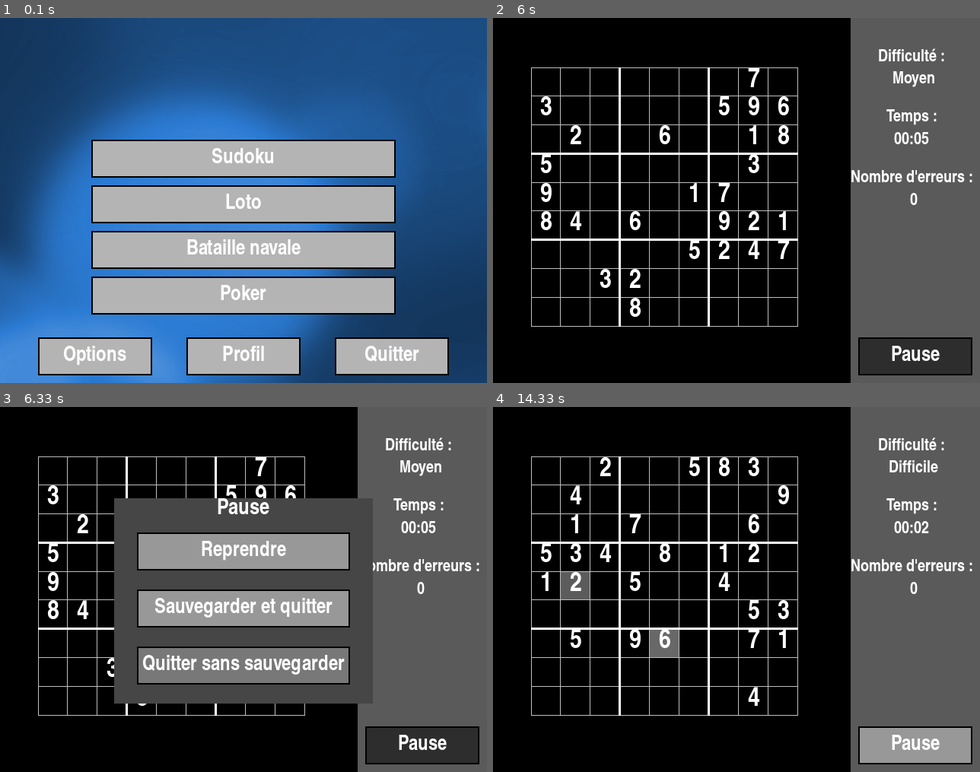
Above: before the commit, frames 1-4 (two rows, left to right).
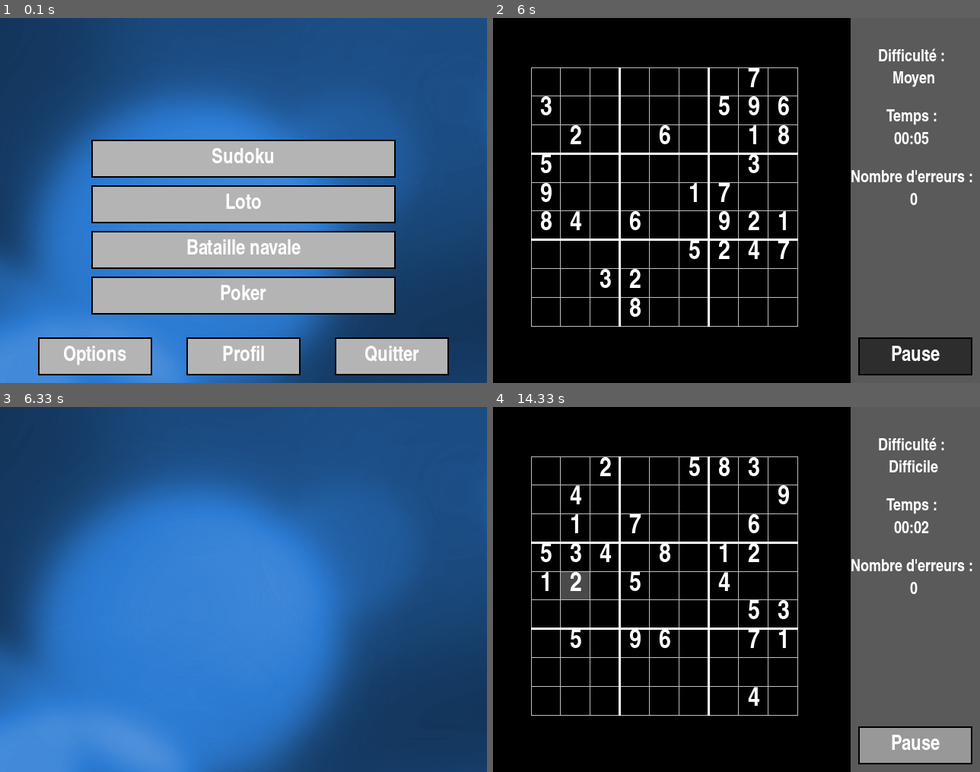
Above: after the commit, the same moments.

Repository: erwandemerville/4Games
Game: pygame game, started from src/main.py
Two runs of this game, one before a commit and one after it. Both use one fixed random seed, a clock stepped at 60 frames per second and the inputs below.
Inputs (mouse positions are in pixels of both pictures, inside the frame that each line leads up to):
- Up to frame 1 (0.1 s): no input
- Up to frame 2 (6 s): click (687, 160) at 0.38 s; click (736, 226) at 0.8 s; click (755, 244) at 1.2 s; click (570, 288) at 1.55 s; click (863, 65) at 1.88 s; click (590, 178) at 2.22 s; click (780, 105) at 2.52 s; click (697, 178) at 2.85 s; click (819, 328) at 3.22 s; click (804, 247) at 3.52 s; click (848, 200) at 3.85 s; click (634, 178) at 4.22 s; click (614, 255) at 4.52 s; click (570, 189) at 4.85 s; click (726, 328) at 5.22 s; click (829, 313) at 5.52 s; click (916, 339) at 5.85 s
- Up to frame 3 (6.33 s): click (175, 669) at 6.2 s
- Up to frame 4 (14.33 s): click (648, 713) at 6.6 s; move the mouse to (658, 691) at 6.87 s; click (658, 691) at 7.05 s; click (741, 644) at 7.62 s; click (600, 695) at 8.3 s; move the mouse to (712, 720) at 8.73 s; click (712, 720) at 9.12 s; move the mouse to (843, 611) at 9.63 s; click (843, 611) at 10.08 s; move the mouse to (678, 553) at 10.67 s; click (678, 553) at 11.15 s; click (736, 691) at 12.13 s; move the mouse to (692, 476) at 12.63 s; click (692, 476) at 12.87 s; move the mouse to (751, 622) at 13.23 s; click (751, 622) at 13.35 s; move the mouse to (643, 563) at 13.6 s; click (643, 563) at 13.68 s; move the mouse to (668, 644) at 13.93 s; click (668, 644) at 14 s; click (561, 585) at 14.32 s

Frames 1-2 are identical in both runs. In frame 3, 100% of the frame differs, in the area x 0-100%, y 0-100%; in frame 4, 0.4%.

Commit message:
Affichage bien de la trainée, reste la bombe

Diff:
--- a/src/Particules/ParticleSystem.py
+++ b/src/Particules/ParticleSystem.py
@@ -1,4 +1,3 @@
-import pygame
 class ParticleSystem:
     "Classe du Système de Particules"
 
@@ -21,7 +20,6 @@
     def draw(self, frame):
         for i in self.particules:
             i.draw(frame)
-        pygame.display.flip()
 
     def addParticule(self, particle):
         self.particules.append(particle)
--- a/src/SubMenu/__init__.py
+++ b/src/SubMenu/__init__.py
@@ -28,7 +28,6 @@
         for i in self.boutons:
             i.draw(frame)
 
-        pygame.display.flip()
         pass
 
 class Main_Menu(Menu_G):
@@ -162,7 +161,6 @@
         for i in self.boutons:
             i.draw(frame)
         self.titles.draw(frame)
-        pygame.display.flip()
 
 class Menu_Diff(Menu_G):
     "classe du menu de difficulté"
@@ -194,7 +192,6 @@
         for i in self.boutons:
             i.draw(frame)
         self.titles.draw(frame)
-        pygame.display.flip()
 
 class Menu_Sudoku(Menu_G):
     "Menu contenant le bouton pause du Sudoku"
@@ -277,4 +274,3 @@
         frame.blit(self.police.render("Pause", True, (255,255,255)), (285, 120))
         for i in self.boutons:
             i.draw(frame)
-        pygame.display.flip()
--- a/src/main.py
+++ b/src/main.py
@@ -52,16 +52,18 @@
                     da.Data.menus[data.etat].draw(frame)
                 else:
                     da.Data.menus[data.etat].draw(frame)
-
+        if data.etat == 5:
+            da.Data.menus[5].draw(frame)
         if time.time()-t > 1:
             if data.partie != None:
                 if (data.etat == 4):
                     data.partie.timerTick()
                     data.partie.draw(frame, da.Data.menus[4])
             t = t+1
-        if(not(data.particules.isEmpty())):
-            data.particules.tick()
-            data.particules.draw(frame)
+        data.particules.tick()
+        data.particules.draw(frame)
+
+        pygame.display.flip()
 
 
 except Exception as e:
